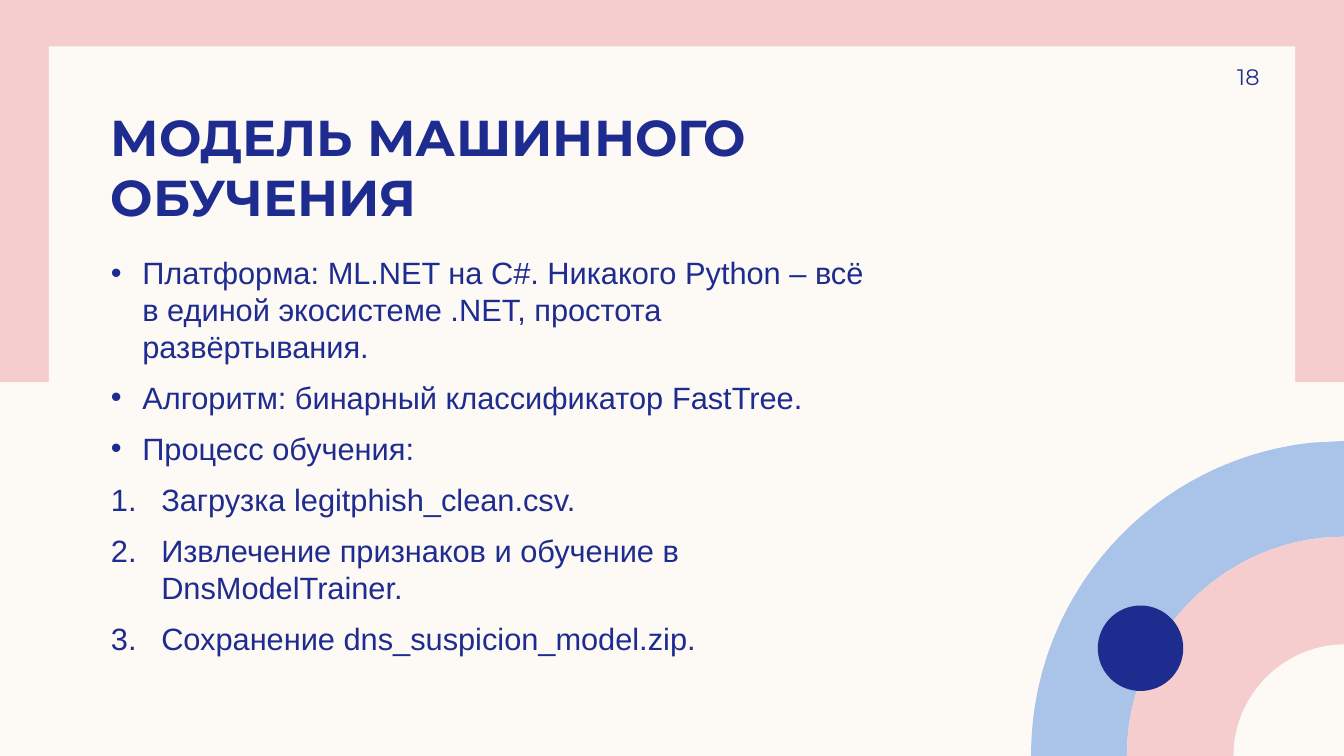
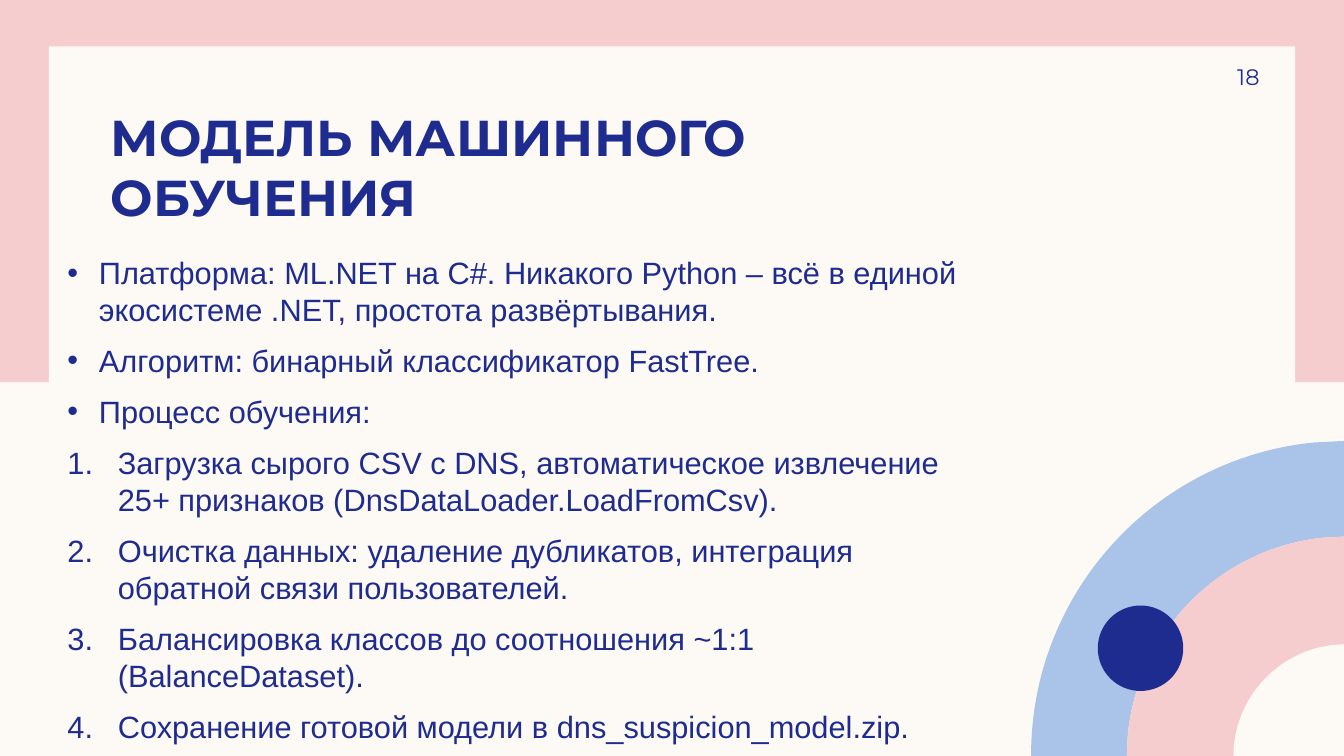
Before and after one commit to andreyilych/cs2valvesoftware, a slide deck: slide 18 of анализатор подозрительности доменных имен (DNS).pptx. Drawn at 1344x756 pixels with LibreOffice and Linux fonts; fonts in the diff are those of the drawing. Boxes give left, top, right and bottom in pixels: in the first picture for what was removed or moved away, otherwise in the second. Text is boxed around its words. In the diff, an @@ line names an element or a change of style, - is before the commit and + after.

```diff
--- a/анализатор подозрительности доменных имен (DNS).pptx
+++ b/анализатор подозрительности доменных имен (DNS).pptx
@@ text "Платформа: ML.NET на C#. Никакого ...": place and size @@
-text "Платформа: ML.NET на C#. Никакого ..." at [142, 261, 863, 655]
+text "Платформа: ML.NET на C#. Никакого ..." at [99, 261, 956, 743]
@@ text at [118, 452, 939, 743]: text changed @@
-1. Загрузка legitphish_clean.csv.
-2. Извлечение признаков и обучение в DnsModelTrainer.
-3. Сохранение dns_suspicion_model.zip.
+1. Загрузка сырого CSV с DNS, автоматическое извлечение 25+ признаков (DnsDataLoader.LoadFromCsv).
+2. Очистка данных: удаление дубликатов, интеграция обратной связи пользователей.
+3. Балансировка классов до соотношения ~1:1 (BalanceDataset).
+4. Сохранение готовой модели в dns_suspicion_model.zip.
```
Also in this commit, not shown: 6 other slides changed, 1 slide added, 1 slide removed.
